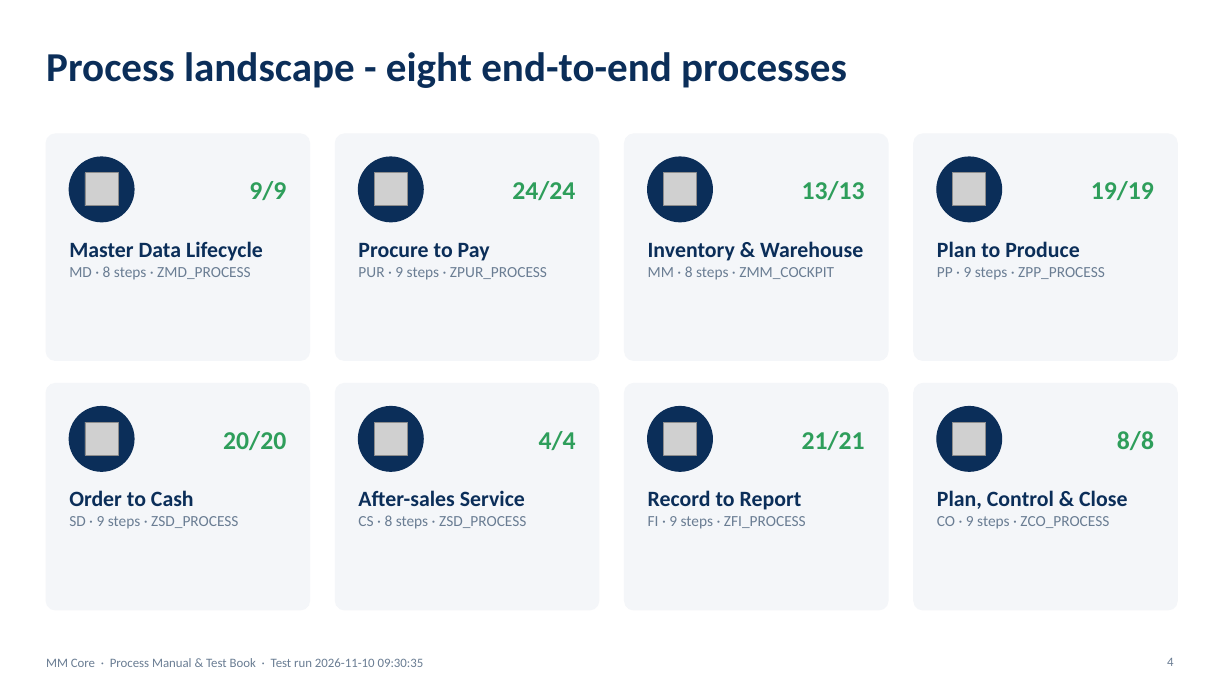
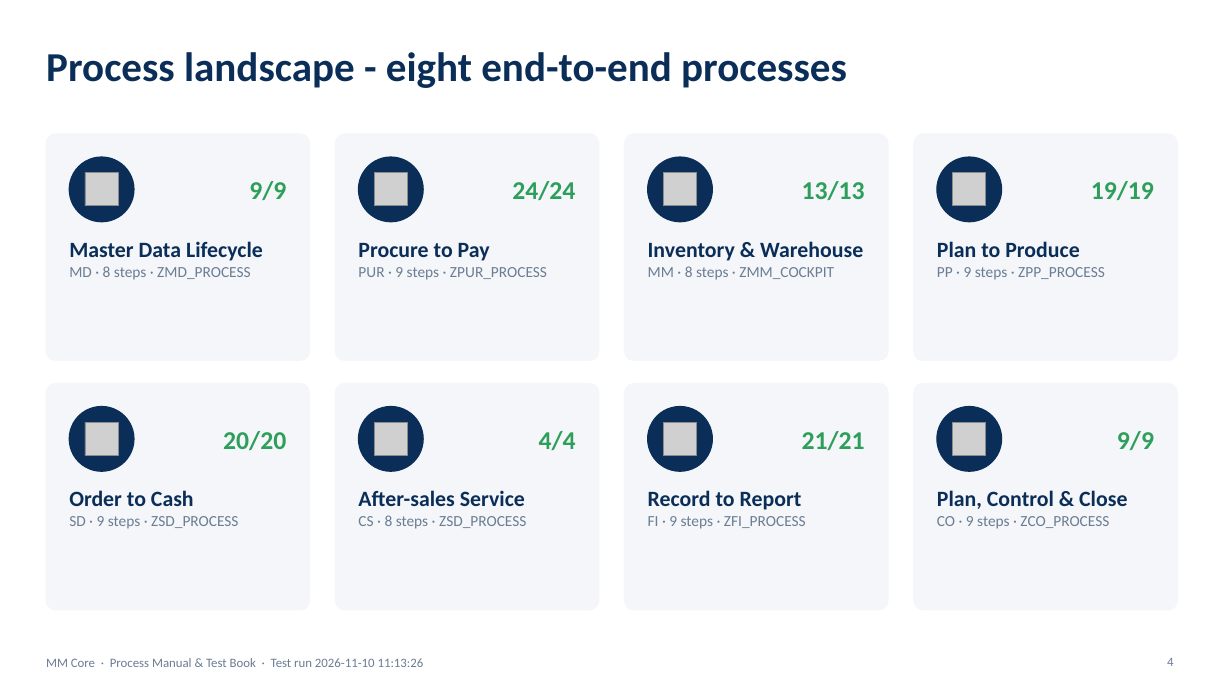
Before and after one commit to coolman1984/AI, a slide deck: slide 4 of web/static/manuals/MM_Core_Process_Test_Book.pptx. Drawn at 1232x693 pixels with LibreOffice and Linux fonts; fonts in the diff are those of the drawing; grey boxes stand for pictures. Boxes give left, top, right and bottom in pixels: in the first picture for what was removed or moved away, otherwise in the second. Text is boxed around its words. In the diff, an @@ line names an element or a change of style, - is before the commit and + after.

```diff
--- a/web/static/manuals/MM_Core_Process_Test_Book.pptx
+++ b/web/static/manuals/MM_Core_Process_Test_Book.pptx
@@ text at [1117, 431, 1154, 450]: text changed @@
-8/8
+9/9
@@ text at [46, 658, 424, 667]: text changed @@
-MM Core · Process Manual & Test Book · Test run 2026-11-10 09:30:35
+MM Core · Process Manual & Test Book · Test run 2026-11-10 11:13:26
```
Also in this commit, not shown: 37 other slides changed, 26 other files.
